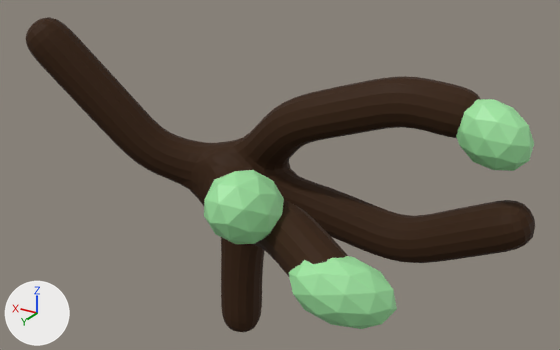
Two versions of the Blender file assets_src/tree.blend, one commit apart.
Before and after are seen from a camera (50 mm lens) standing at (-5.69, 9.52, 4.8) and looking at (-0.4, 0.71, 0.4). The axes (+X, +Y, +Z) are drawn at lower left. The lights are the same throughout.

The scene before the commit, as lines of its bpy script (objects in view):
```python
ob_icosphere = bpy.data.objects.new('Icosphere', me_icosphere_005)
ob_icosphere.location = (-0.856, 2.317, 0.655)
ob_icosphere.rotation_euler = (0.458, 0.0, 0.0)  # degrees (26, 0, 0)
ob_icosphere.scale = (0.473, 0.603, 0.473)
ob_icosphere_001 = bpy.data.objects.new('Icosphere.001', me_icosphere_006)
ob_icosphere_001.location = (-2.266, 2.381, -0.064)
ob_icosphere_001.rotation_euler = (-0.324, 0.552, 1.768)  # degrees (-19, 32, 101)
ob_icosphere_001.scale = (0.412, 0.672, 0.44)
ob_icosphere_002 = bpy.data.objects.new('Icosphere.002', me_icosphere_007)
ob_icosphere_002.location = (-3.212, 0.069, 1.338)
ob_icosphere_002.rotation_euler = (-1.126, -0.151, 4.563)  # degrees (-65, -8.7, 261)
ob_icosphere_002.scale = (0.385, 0.445, 0.556)
ob_terrain_tree = bpy.data.objects.new('terrain_tree', me_plane_003)
ob_terrain_tree.location = (-0.679, 0.694, 0.623)
ob_terrain_tree.rotation_euler = (0.0, 0.0, -1.571)  # degrees (0, 0, -90)
ob_terrain_tree.scale = (1.5, 1.5, 1.5)
```
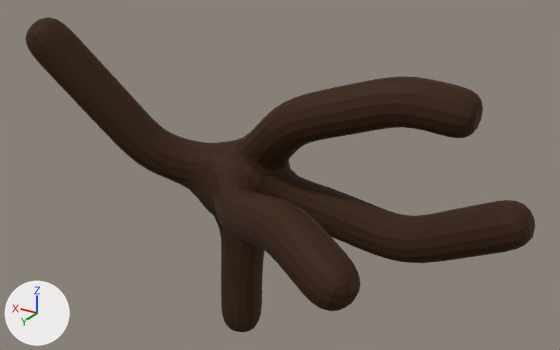
Pixel boxes [x1, y1, x2, y2] of what changed, in the pictures (560 x 350 px):
'Icosphere.001', deleted (green): before [289, 256, 397, 329]
'Icosphere', deleted (green): before [204, 170, 284, 244]
'Icosphere.002', deleted (green): before [456, 99, 534, 171]

What the commit changed:
Object 'Icosphere' (ob_icosphere) is deleted.
Object 'Icosphere.001' (ob_icosphere_001) is deleted.
Object 'Icosphere.002' (ob_icosphere_002) is deleted.
